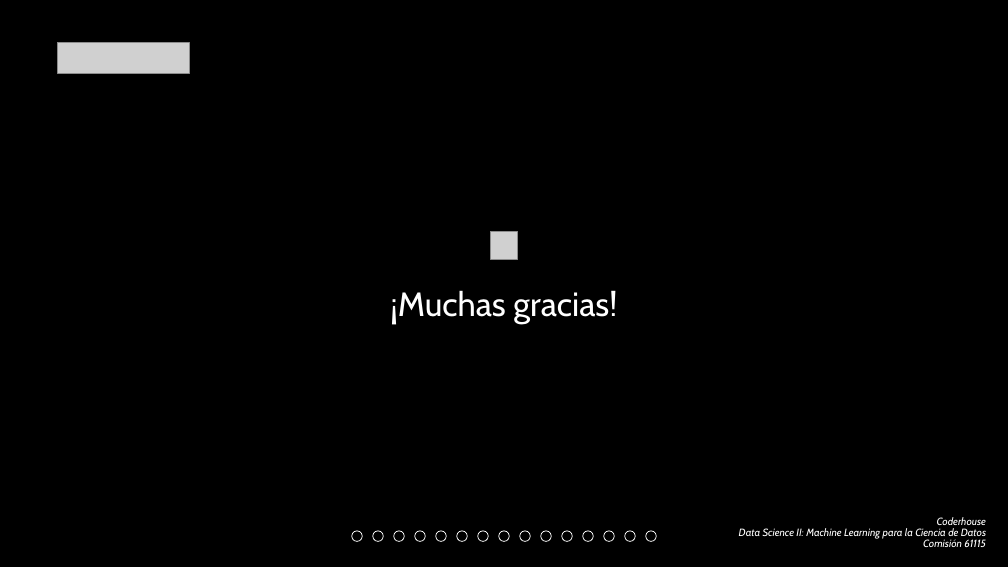
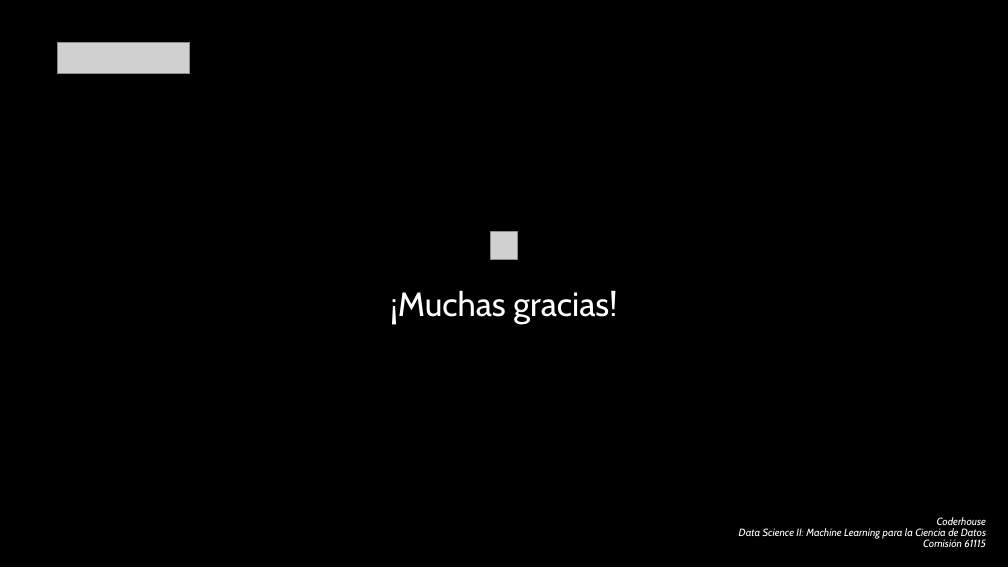
Before and after one commit to JoseChirif/Estudios-y-empleabilidad-Encuesta-kaggle, a slide deck: slide 17 of Estudios y empleabilidad.pptx (slide 16 before the commit). Drawn at 1008x567 pixels with LibreOffice and Linux fonts; fonts in the diff are those of the drawing; grey boxes stand for pictures. Boxes give left, top, right and bottom in pixels: in the first picture for what was removed or moved away, otherwise in the second. Text is boxed around its words. In the diff, an @@ line names an element or a change of style, - is before the commit and + after.

```diff
--- a/Estudios y empleabilidad.pptx
+++ b/Estudios y empleabilidad.pptx
@@ ellipse removed at bbox=[352, 531, 362, 541] @@
@@ ellipse removed at bbox=[373, 531, 383, 541] @@
@@ ellipse removed at bbox=[394, 531, 405, 541] @@
@@ ellipse removed at bbox=[415, 531, 426, 541] @@
@@ ellipse removed at bbox=[436, 531, 446, 541] @@
@@ ellipse removed at bbox=[457, 531, 467, 541] @@
@@ ellipse removed at bbox=[478, 531, 488, 541] @@
@@ ellipse removed at bbox=[499, 531, 510, 541] @@
@@ ellipse removed at bbox=[520, 531, 531, 541] @@
@@ ellipse removed at bbox=[541, 531, 551, 541] @@
@@ ellipse removed at bbox=[562, 531, 572, 541] @@
@@ ellipse removed at bbox=[583, 531, 594, 541] @@
@@ ellipse removed at bbox=[604, 531, 615, 541] @@
@@ ellipse removed at bbox=[625, 531, 635, 541] @@
@@ ellipse removed at bbox=[646, 531, 656, 541] @@
```
Also in this commit, not shown: 15 other slides changed, 1 slide added, 1 other file.
